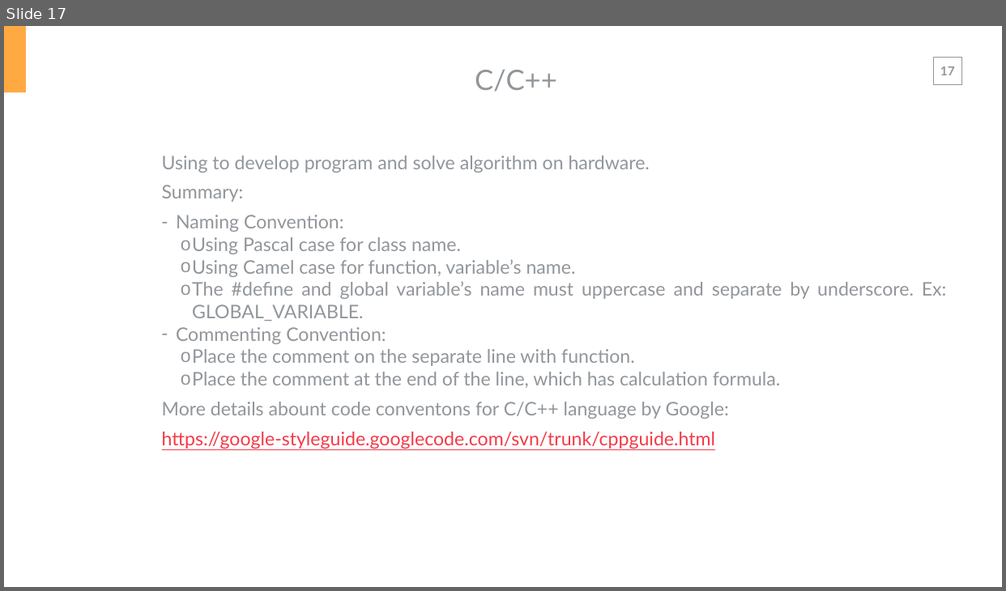
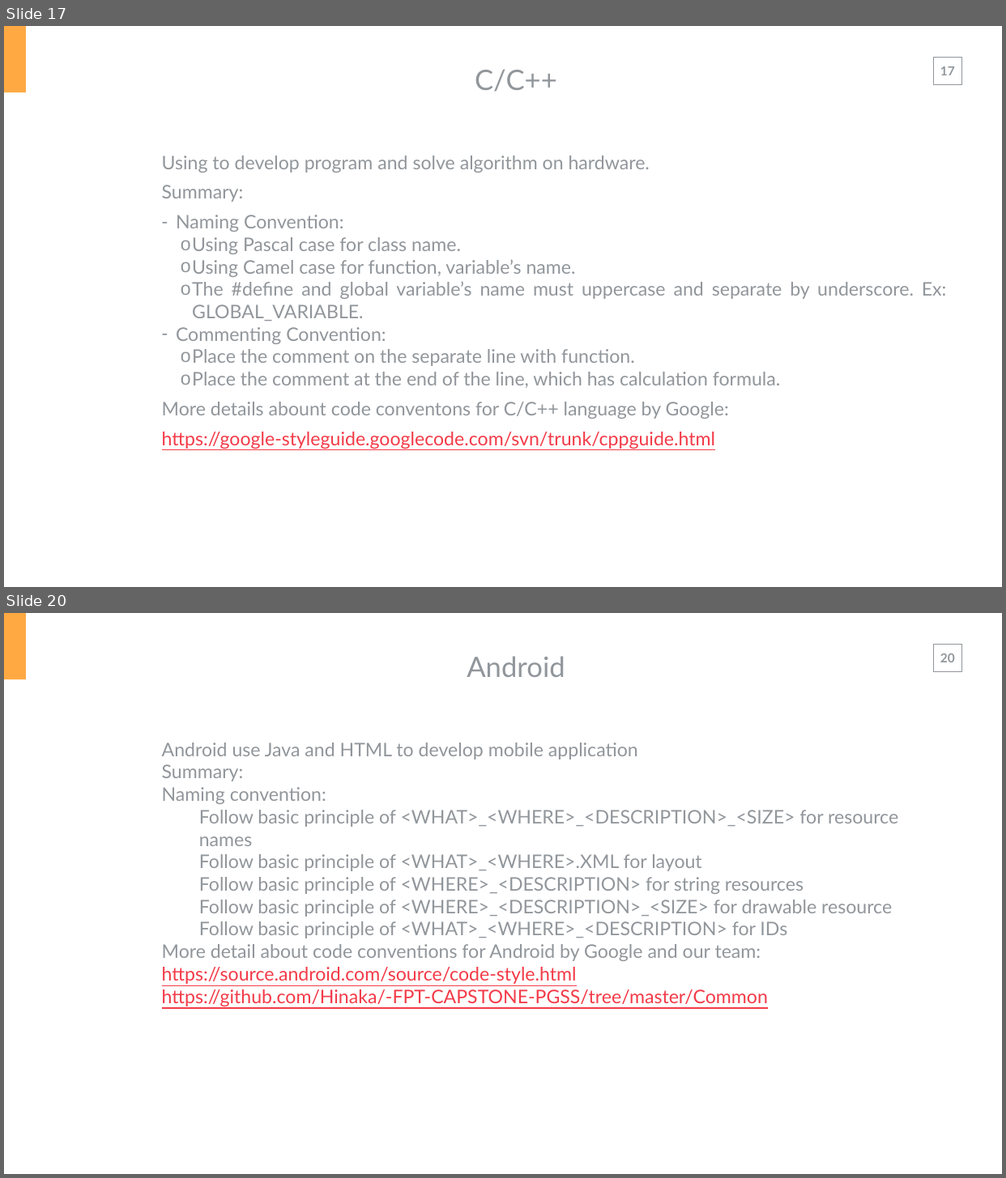
Before and after one commit to HiepBP/-FPT-CAPSTONE-PGSS, a slide deck: Common/Reports/Report 2.pptx. Shown one above the other, each under a label of ours: slide 17 before the commit, slides 17 and 20 after it; the slides between them are not shown. The pictures are 1006x591 and 1006x1178 pixels, drawn with LibreOffice and Linux fonts; fonts in the diff are those of the drawing. Boxes give left, top, right and bottom in pixels: in the first picture for what was removed or moved away, otherwise in the second. Text is boxed around its words. In the diff, an @@ line names an element or a change of style, - is before the commit and + after.

Commit message:
[Slide] Update coding convention

```diff
--- a/Common/Reports/Report 2.pptx
+++ b/Common/Reports/Report 2.pptx
@@ slide 20 added at [4, 613, 1002, 1174], background #FFFFFF; not listed: 3 template elements that a slide beside it also shows @@
@@ text added at [467, 656, 565, 677], 54 pt, text #91969B @@
+Android
@@ text added at [162, 743, 898, 1007], 36 pt, text #91969B @@
+Android use Java and HTML to develop mobile application
+Summary:
+Naming convention:
+  Follow basic principle of <WHAT>_<WHERE>_<DESCRIPTION>_<SIZE> for resource names
+  Follow basic principle of <WHAT>_<WHERE>.XML for layout
+  Follow basic principle of <WHERE>_<DESCRIPTION> for string resources
+  Follow basic principle of <WHERE>_<DESCRIPTION>_<SIZE> for drawable resource
+  Follow basic principle of <WHAT>_<WHERE>_<DESCRIPTION> for IDs
+More detail about code conventions for Android by Google and our team:
+https://source.android.com/source/code-style.html
+https://github.com/Hinaka/-FPT-CAPSTONE-PGSS/tree/master/Common
```
Also in this commit, not shown: 1 slide changed, 1 other slide added.
